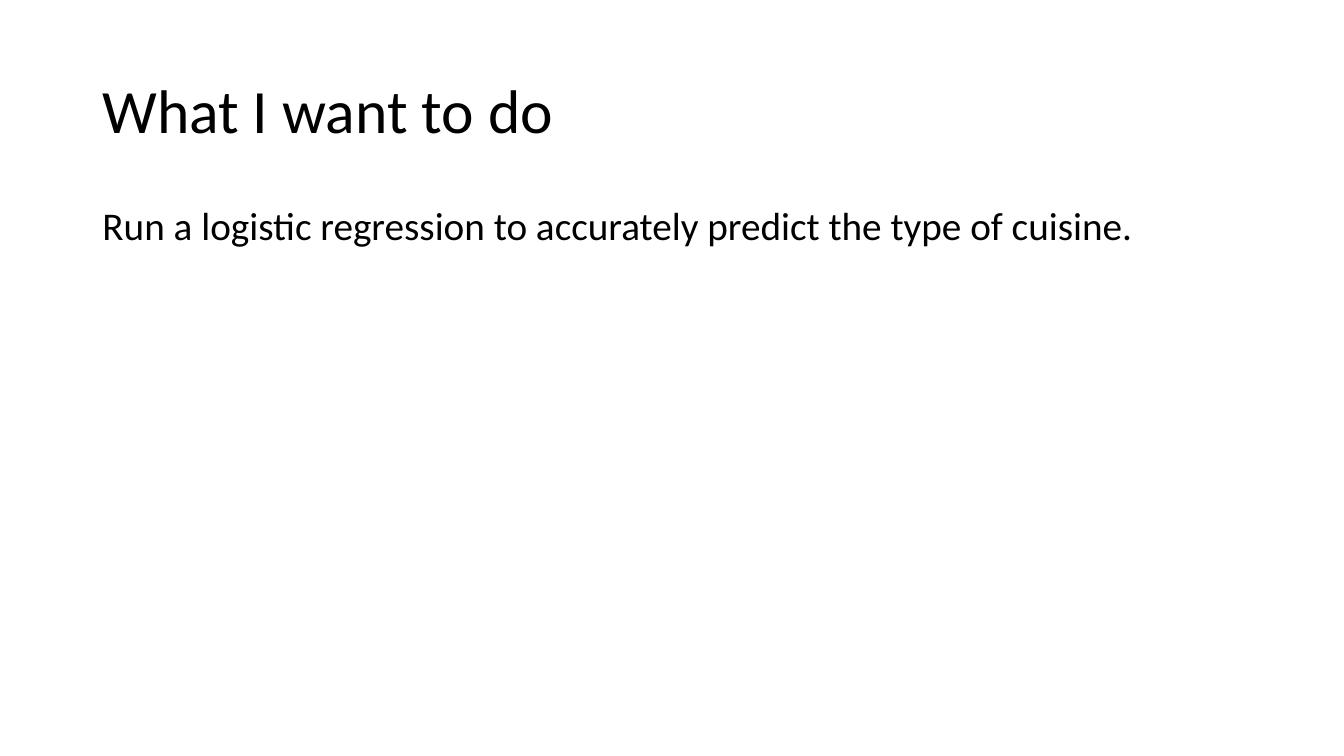
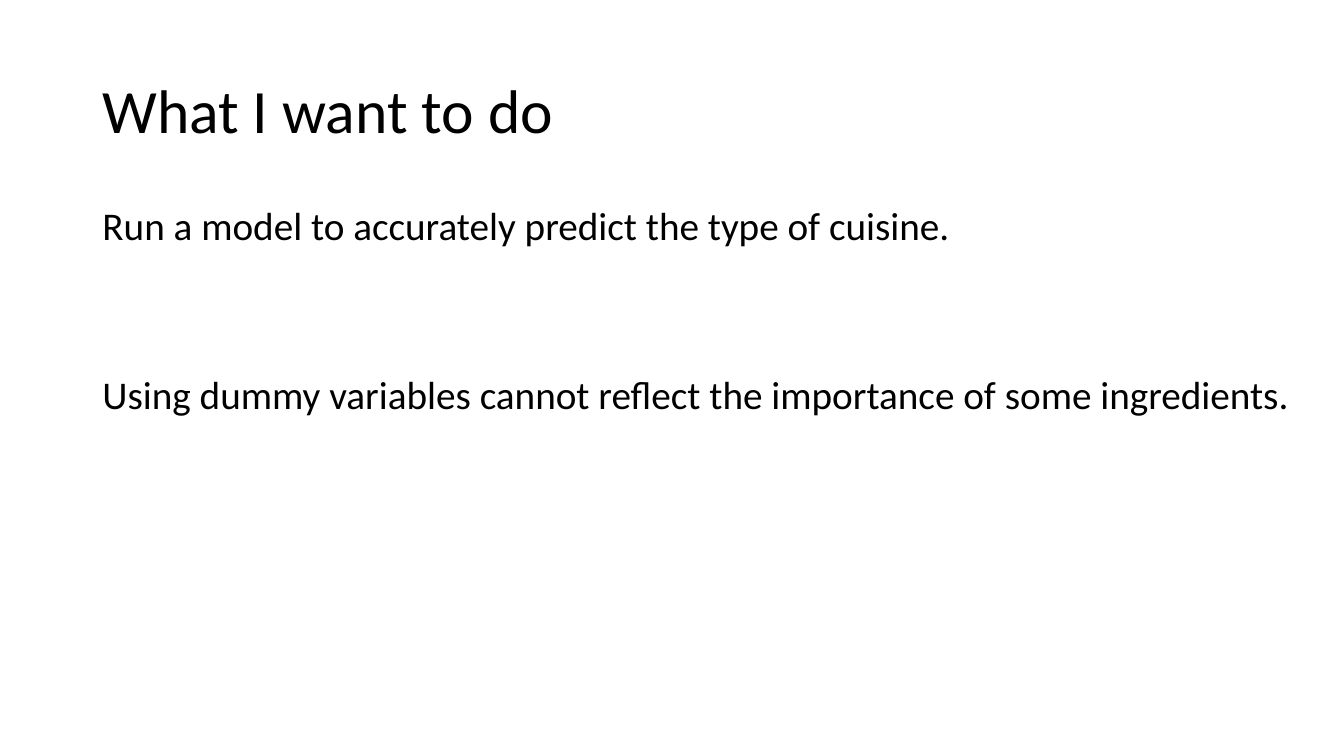
Before and after one commit to zhaolululv/EMSEDataAnalytics, a slide deck: slide 3 of 6992/6692pre.pptx. Drawn at 1344x756 pixels with LibreOffice and Linux fonts; fonts in the diff are those of the drawing. Boxes give left, top, right and bottom in pixels: in the first picture for what was removed or moved away, otherwise in the second. Text is boxed around its words. In the diff, an @@ line names an element or a change of style, - is before the commit and + after.

```diff
--- a/6992/6692pre.pptx
+++ b/6992/6692pre.pptx
@@ text at box(102, 212, 1288, 416): text changed @@
-Run a logistic regression to accurately predict the type of cuisine.
+Run a model to accurately predict the type of cuisine.
+Using dummy variables cannot reflect the importance of some ingredients.
```
Also in this commit, not shown: 1 other file.
